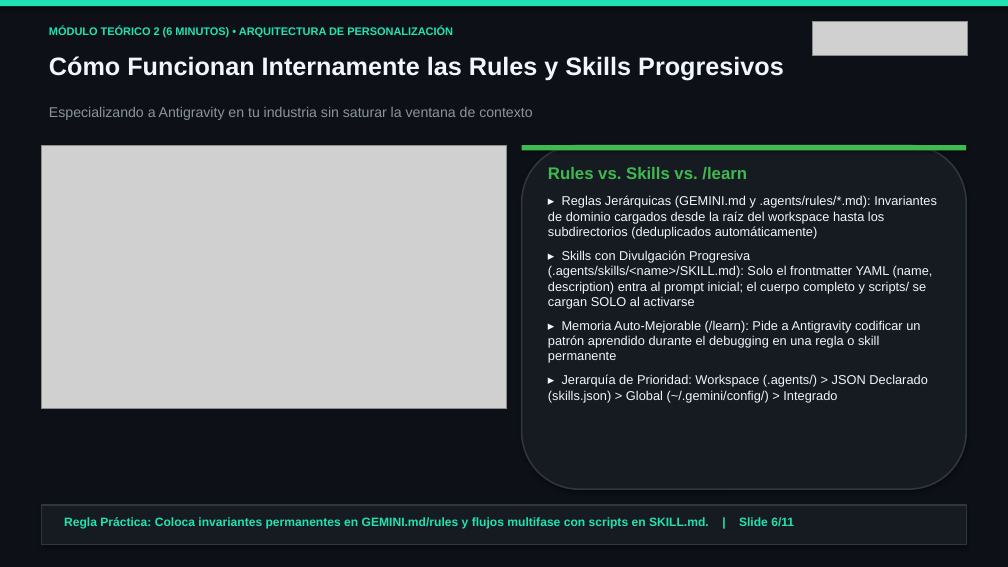
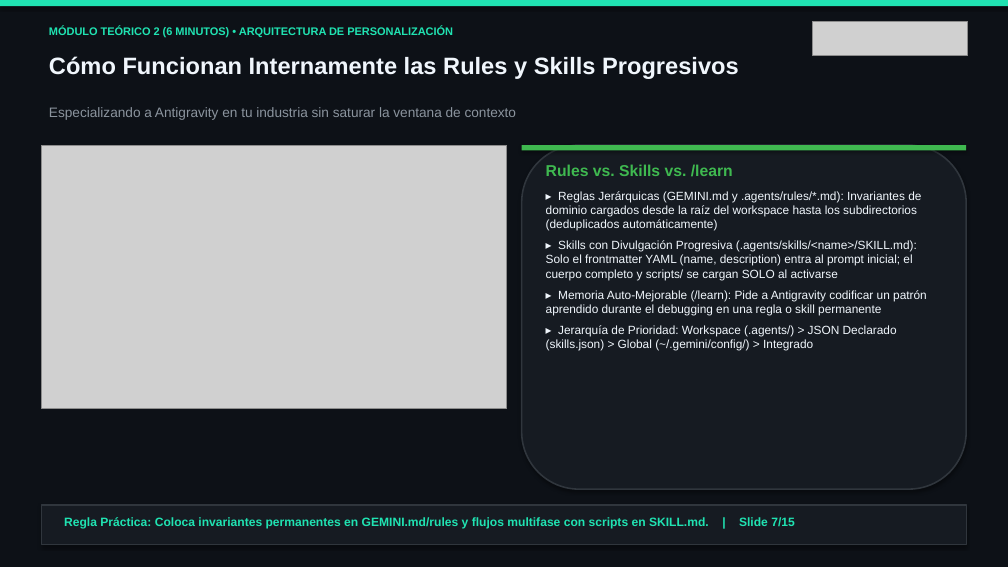
Before and after one commit to tryolabs/antigravity-workshop-telecom, a slide deck: slide 7 of slides/antigravity_telecom_workshop_es.pptx (slide 6 before the commit). Drawn at 1008x567 pixels with LibreOffice and Linux fonts; fonts in the diff are those of the drawing; grey boxes stand for pictures. Boxes give left, top, right and bottom in pixels: in the first picture for what was removed or moved away, otherwise in the second. Text is boxed around its words. In the diff, an @@ line names an element or a change of style, - is before the commit and + after.

```diff
--- a/slides/antigravity_telecom_workshop_es.pptx
+++ b/slides/antigravity_telecom_workshop_es.pptx
@@ text "Cómo Funcionan Internamente las Rules ..." at box(49, 56, 739, 79): size 24 to 22.5 pt @@
@@ text "Especializando a Antigravity en tu ..." at box(49, 107, 517, 120): size 13.5 to 13 pt @@
@@ text "Rules vs. Skills vs. /learn" at box(546, 164, 927, 351): size 16 to 15 pt in "Rules vs. Skills vs. /learn"; size 12.2 to 11.3 pt; less space between paragraphs @@
@@ text at box(64, 517, 795, 528): text changed @@
-Regla Práctica: Coloca invariantes permanentes en GEMINI.md/rules y flujos multifase con scripts en SKILL.md. | Slide 6/11
+Regla Práctica: Coloca invariantes permanentes en GEMINI.md/rules y flujos multifase con scripts en SKILL.md. | Slide 7/15
```
Also in this commit, not shown: 10 other slides changed, 4 slides added, 33 other files.
